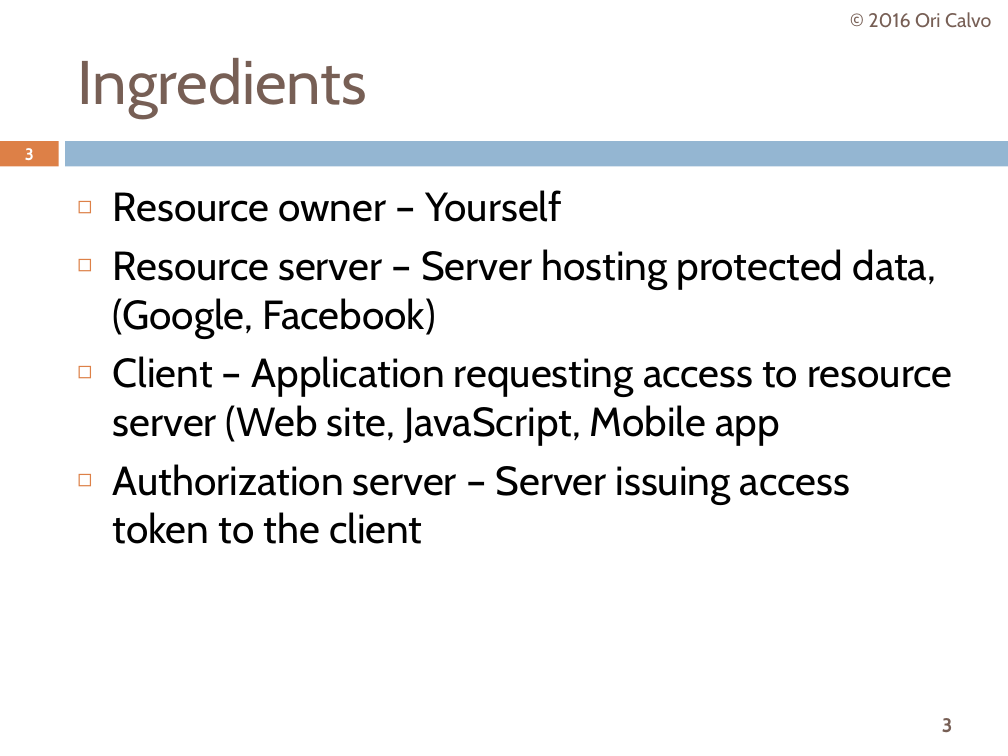
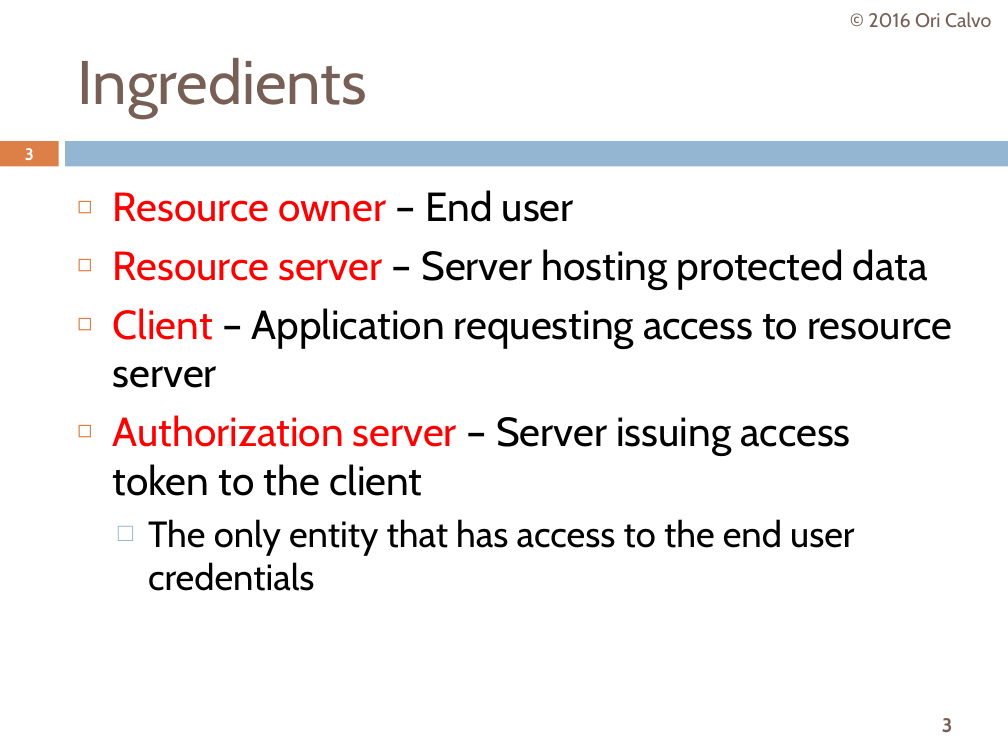
Before and after one commit to oricalvo/course-oauth, a slide deck: slide 3 of OAuth.pptx. Drawn at 1008x756 pixels with LibreOffice and Linux fonts; fonts in the diff are those of the drawing. Boxes give left, top, right and bottom in pixels: in the first picture for what was removed or moved away, otherwise in the second. Text is boxed around its words. In the diff, an @@ line names an element or a change of style, - is before the commit and + after.

Commit message:
More

```diff
--- a/OAuth.pptx
+++ b/OAuth.pptx
@@ text at [113,190,952,388]: text changed @@
-◻ Resource owner – Yourself
-◻ Resource server – Server hosting protected data, (Google, Facebook)
-◻ Client – Application requesting access to resource server (Web site, JavaScript, Mobile app
+◻ Resource owner – End user
+◻ Resource server – Server hosting protected data
+◻ Client – Application requesting access to resource server
@@ text at [113,415,850,496]: text colour #000000 to #FF0000 in "Authorization server" @@
@@ text at [148,519,854,591]: paragraph added @@
+  □ The only entity that has access to the end user credentials
```
Also in this commit, not shown: 5 other slides changed, 9 slides added.
